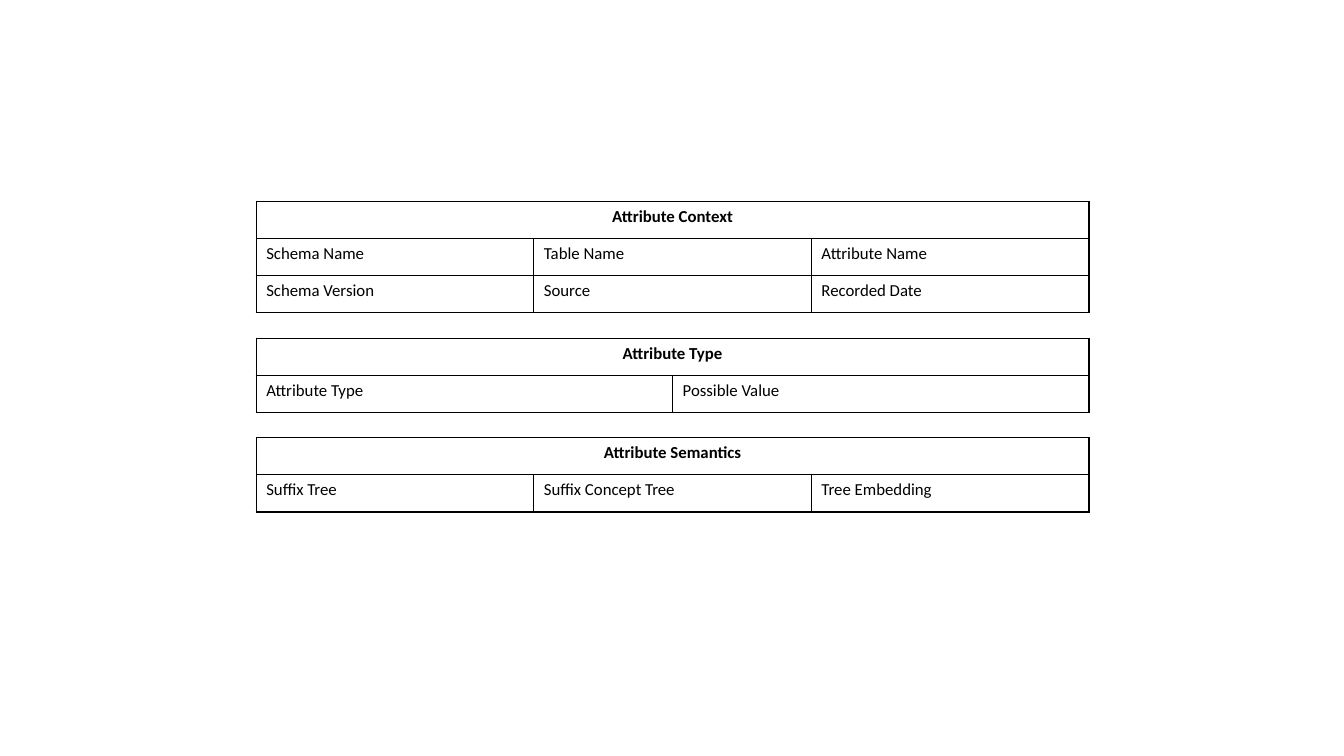
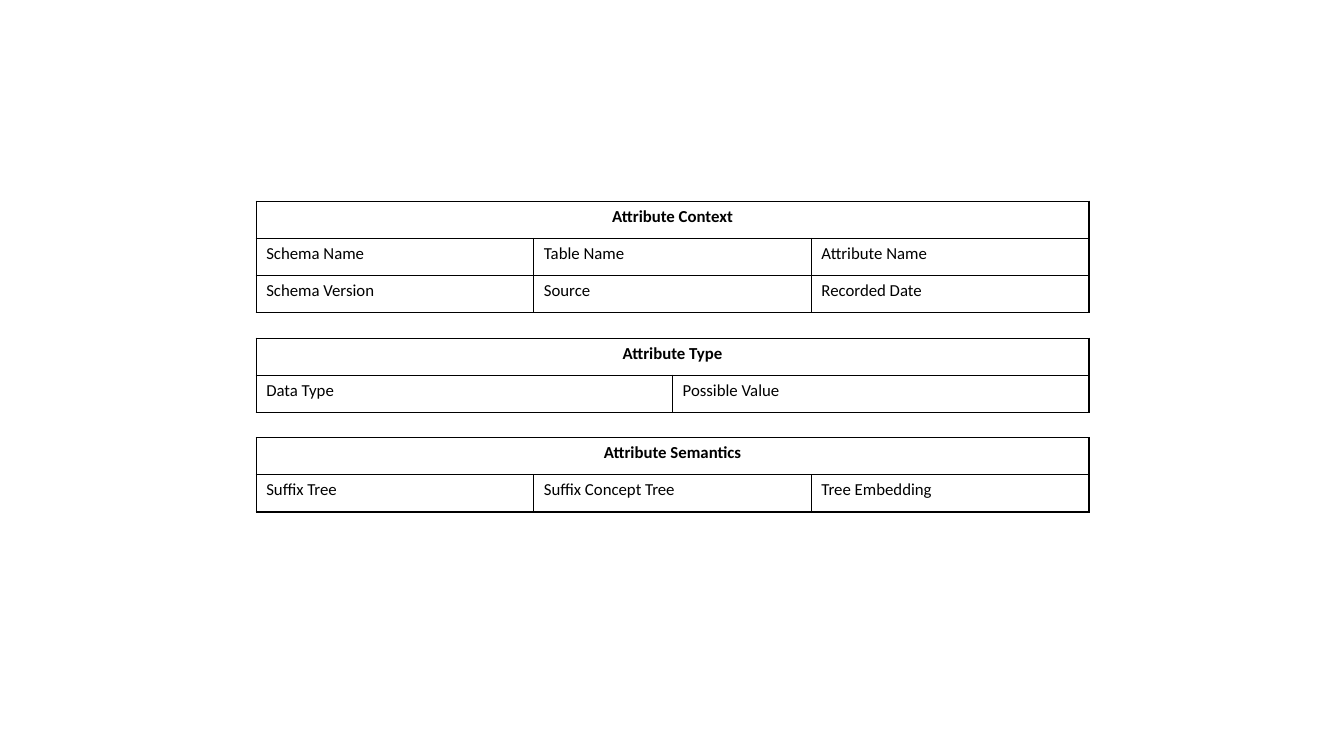
Before and after one commit to desertzebra/EMR-Interoperability, a slide deck: slide 11 of Presentations/EMR Interroperability V0.1.pptx. Drawn at 1344x756 pixels with LibreOffice and Linux fonts; fonts in the diff are those of the drawing. Boxes give left, top, right and bottom in pixels: in the first picture for what was removed or moved away, otherwise in the second. Text is boxed around its words. In the diff, an @@ line names an element or a change of style, - is before the commit and + after.

Commit message:
change attribute Rpresenation diagrame

```diff
--- a/Presentations/EMR Interroperability V0.1.pptx
+++ b/Presentations/EMR Interroperability V0.1.pptx
@@ table at [256, 338, 1089, 412] @@
-row 2, column 1: Attribute Type
+row 2, column 1: Data Type
```
Also in this commit, not shown: 3 other files.
